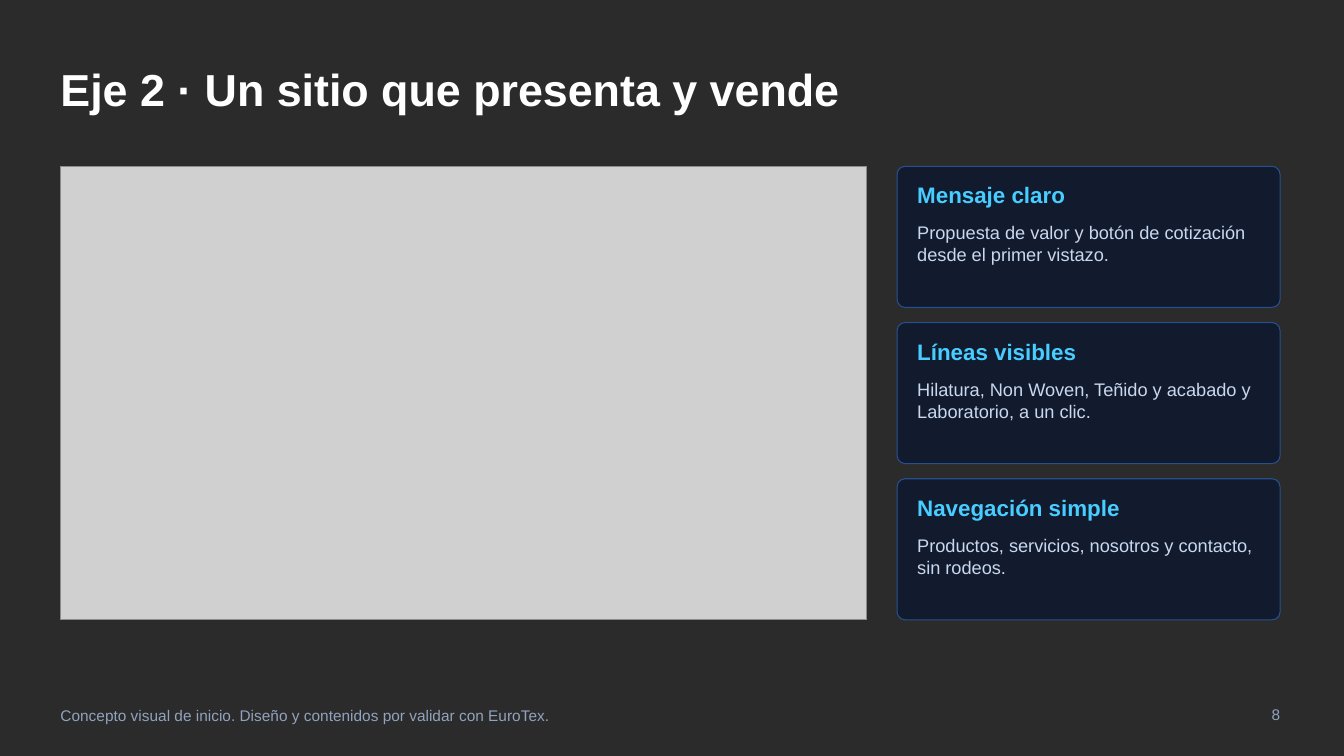
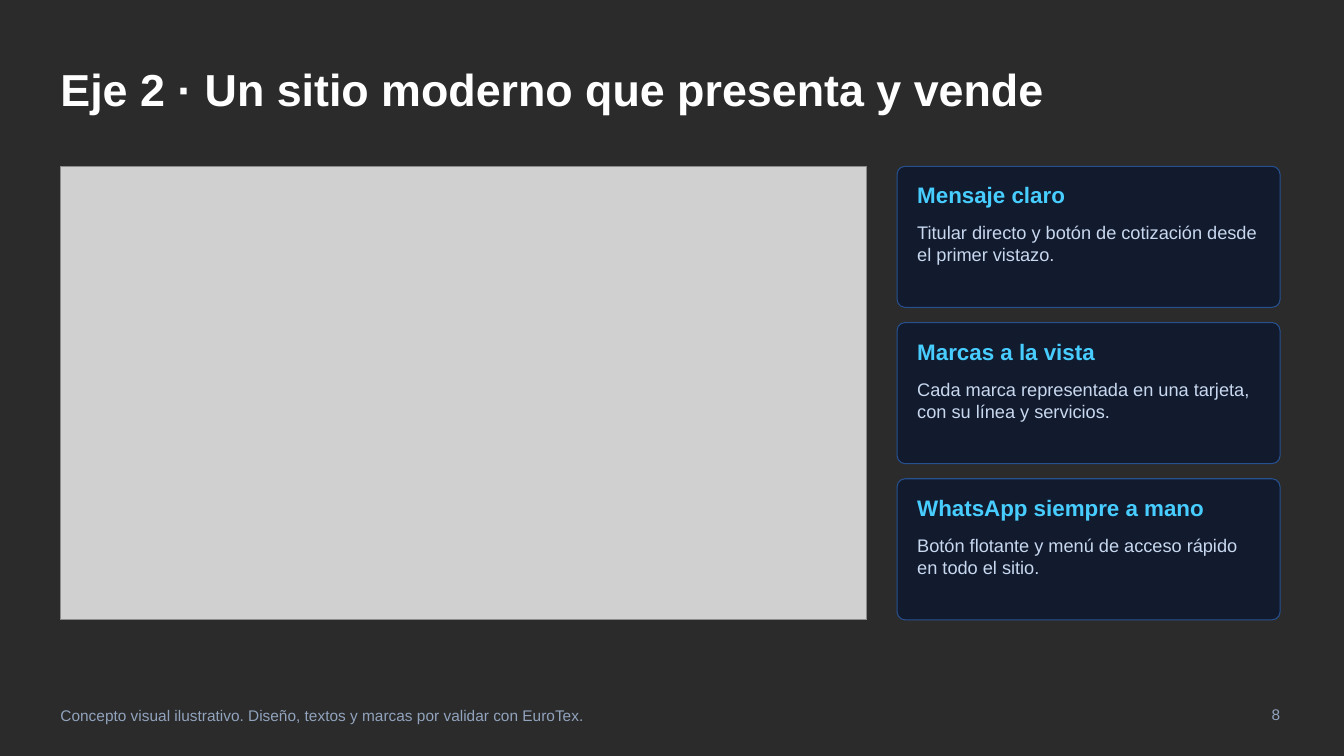
Before and after one commit to GerardoValpuesta/PortafolioWeb, a slide deck: slide 8 of presentaciones/eurotex/SYMTHREE_EuroTex_Propuesta_v2.pptx. Drawn at 1344x756 pixels with LibreOffice and Linux fonts; fonts in the diff are those of the drawing; grey boxes stand for pictures; background and template pictures are left out; a plain dark background stands for a picture behind light text. Boxes give left, top, right and bottom in pixels: in the first picture for what was removed or moved away, otherwise in the second. Text is boxed around its words. In the diff, an @@ line names an element or a change of style, - is before the commit and + after.

```diff
--- a/presentaciones/eurotex/SYMTHREE_EuroTex_Propuesta_v2.pptx
+++ b/presentaciones/eurotex/SYMTHREE_EuroTex_Propuesta_v2.pptx
@@ title at (60, 73, 1043, 115): text changed @@
-Eje 2 · Un sitio que presenta y vende
+Eje 2 · Un sitio moderno que presenta y vende
@@ text at (917, 225, 1256, 265): text changed @@
-Propuesta de valor y botón de cotización desde el primer vistazo.
+Titular directo y botón de cotización desde el primer vistazo.
@@ text at (917, 343, 1095, 361): text changed @@
-Líneas visibles
+Marcas a la vista
@@ text at (917, 383, 1249, 422): text changed @@
-Hilatura, Non Woven, Teñido y acabado y Laboratorio, a un clic.
+Cada marca representada en una tarjeta, con su línea y servicios.
@@ text at (917, 499, 1204, 521): text changed @@
-Navegación simple
+WhatsApp siempre a mano
@@ text at (917, 538, 1237, 574): text changed @@
-Productos, servicios, nosotros y contacto, sin rodeos.
+Botón flotante y menú de acceso rápido en todo el sitio.
@@ text at (60, 710, 583, 724): text changed @@
-Concepto visual de inicio. Diseño y contenidos por validar con EuroTex.
+Concepto visual ilustrativo. Diseño, textos y marcas por validar con EuroTex.
```
Also in this commit, not shown: 3 other slides changed, 1 other file.
